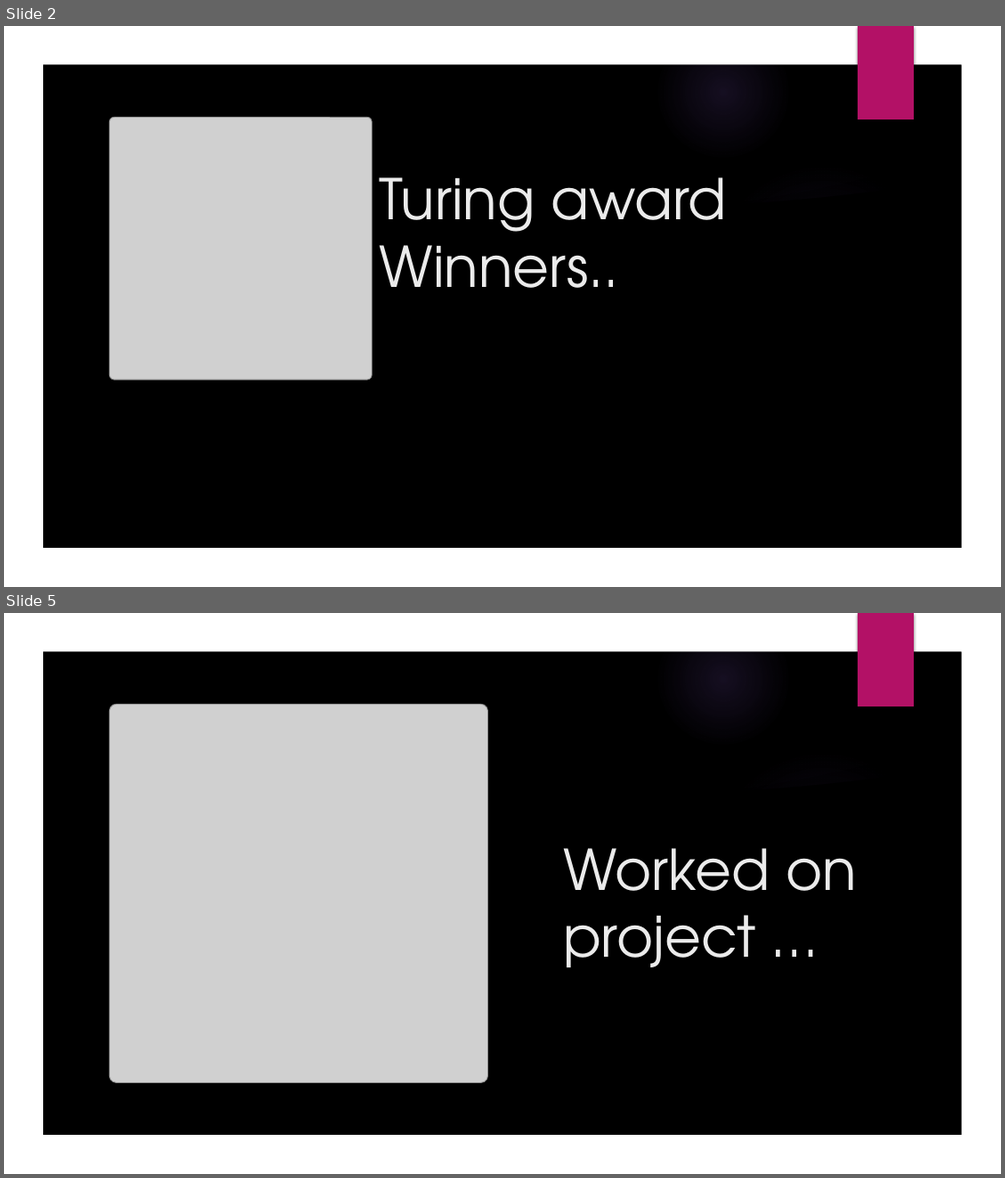
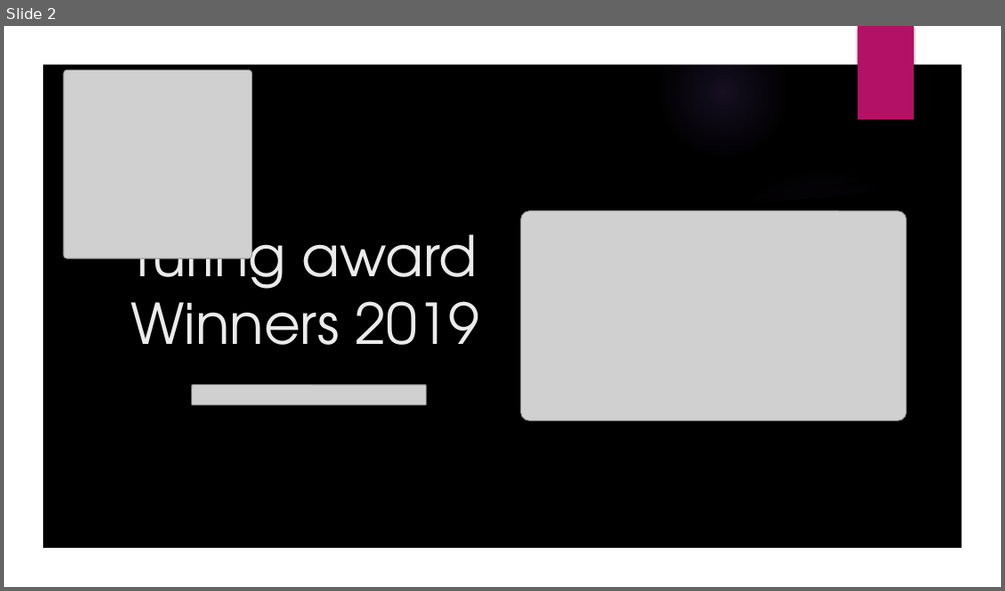
Before and after one commit to GallagherStephen/ResearchMethodsPresentation, a slide deck: Research Methods in Computing Presentation.pptx. Shown one above the other, each under a label of ours: slides 2 and 5 before the commit, slide 2 after it; the slides between them are not shown. The pictures are 1005x1178 and 1005x591 pixels, drawn with LibreOffice and Linux fonts; fonts in the diff are those of the drawing; grey boxes stand for pictures; background and template pictures are left out. Boxes give left, top, right and bottom in pixels: in the first picture for what was removed or moved away, otherwise in the second. Text is boxed around its words. In the diff, an @@ line names an element or a change of style, - is before the commit and + after.

```diff
--- a/Research Methods in Computing Presentation.pptx
+++ b/Research Methods in Computing Presentation.pptx
@@ slide 5 removed at box(4, 613, 1001, 1174), background picture (left out); not listed: 7 template elements that a slide beside it also shows @@
@@ freeform shape removed at box(4, 613, 1001, 1174) @@
@@ freeform shape removed at box(4, 613, 1001, 1174) @@
@@ rectangle removed at box(858, 613, 914, 706) @@
@@ picture removed at box(109, 705, 488, 1083) @@
@@ title removed at box(563, 848, 857, 967) @@
-Worked on project …
@@ slide 2 changed as well @@
@@ picture: place and size @@
-picture at box(109, 118, 372, 379)
+picture at box(64, 70, 252, 258)
@@ picture added at box(521, 211, 906, 420) @@
@@ title at box(130, 217, 479, 345): text changed @@
-Turing award Winners..
+Turing award Winners 2019
@@ picture added at box(192, 385, 427, 405) @@
```
Also in this commit, not shown: 1 other slide changed, 3 slides added, 2 other slides removed.
